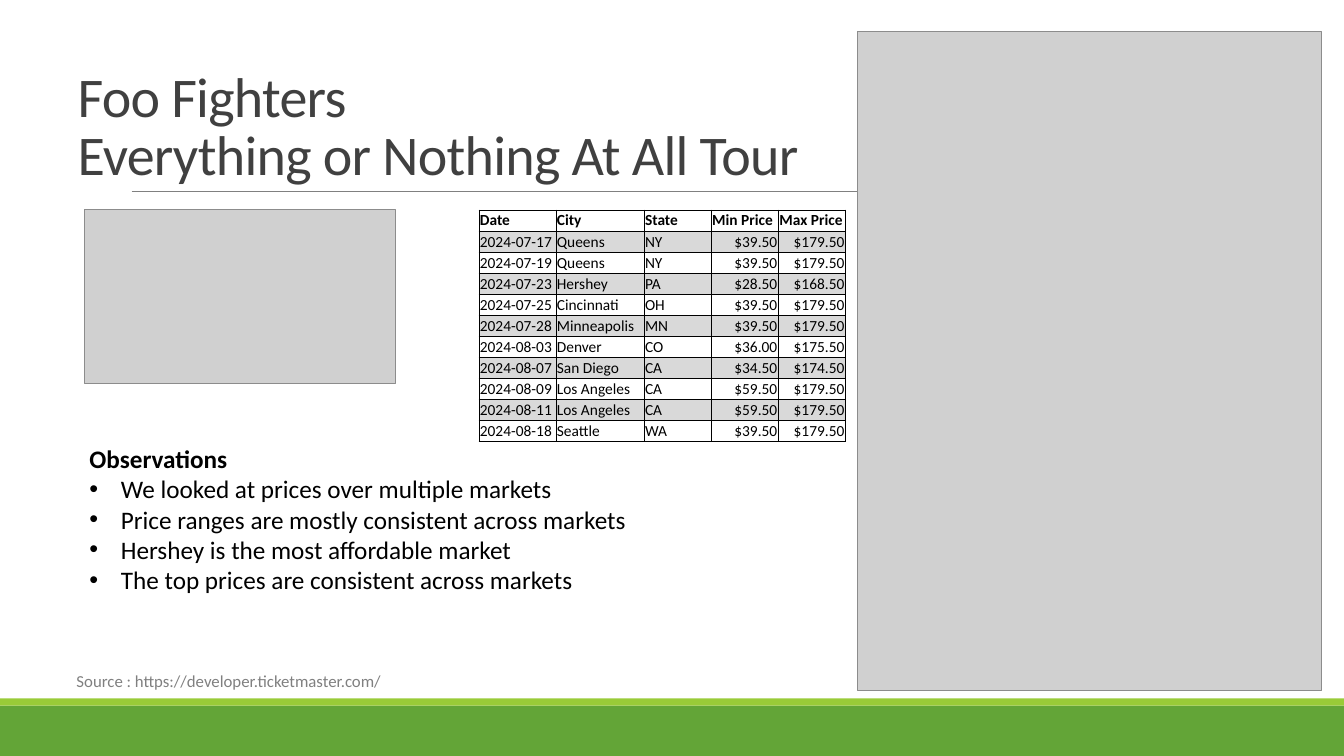
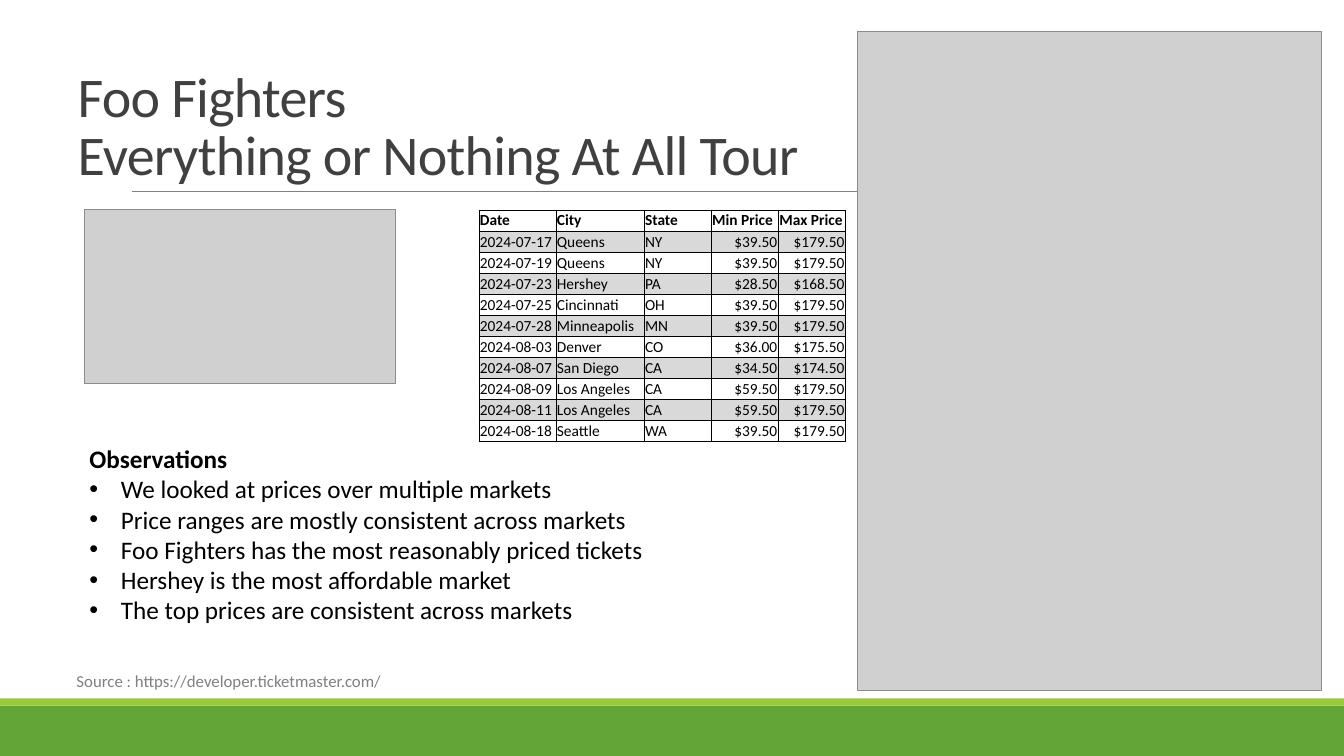
Before and after one commit to jodylarson310/module7-project, a slide deck: slide 5 of Support_Live_Music_Project1_Group4.pptx. Drawn at 1344x756 pixels with LibreOffice and Linux fonts; fonts in the diff are those of the drawing; grey boxes stand for pictures. Boxes give left, top, right and bottom in pixels: in the first picture for what was removed or moved away, otherwise in the second. Text is boxed around its words. In the diff, an @@ line names an element or a change of style, - is before the commit and + after.

```diff
--- a/Support_Live_Music_Project1_Group4.pptx
+++ b/Support_Live_Music_Project1_Group4.pptx
@@ text at bbox=[121, 541, 642, 564]: paragraph added @@
+• Foo Fighters has the most reasonably priced tickets
```
Also in this commit, not shown: 7 other slides changed, 8 slides added.
